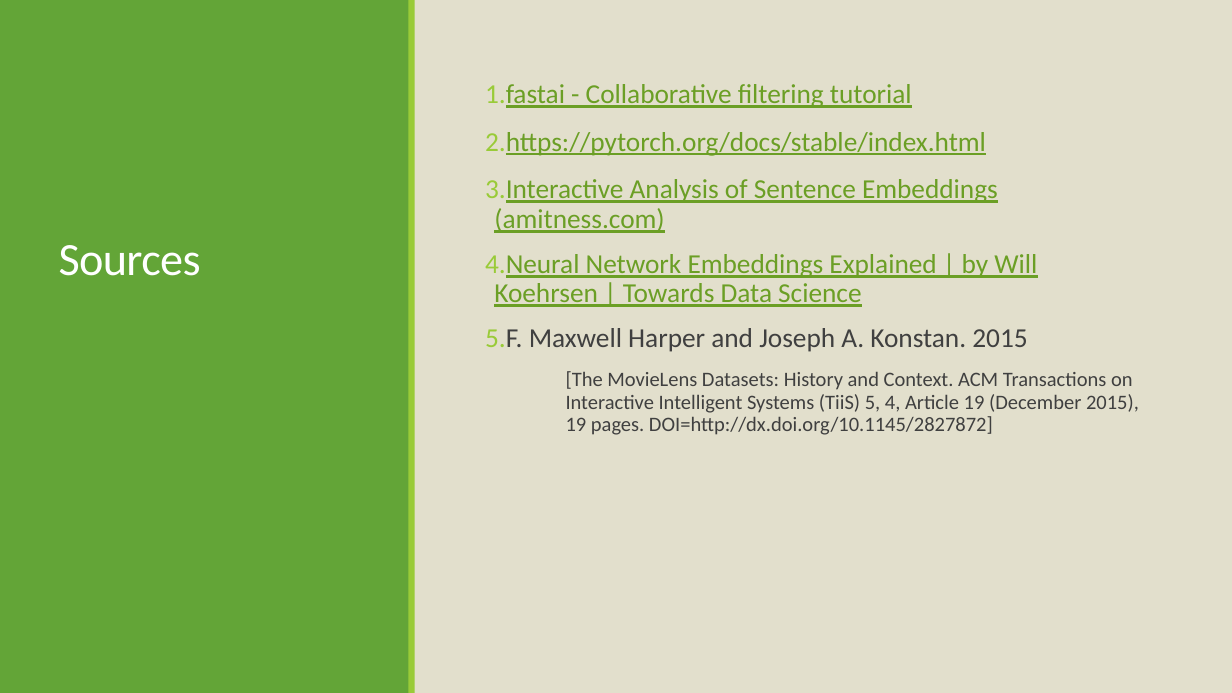
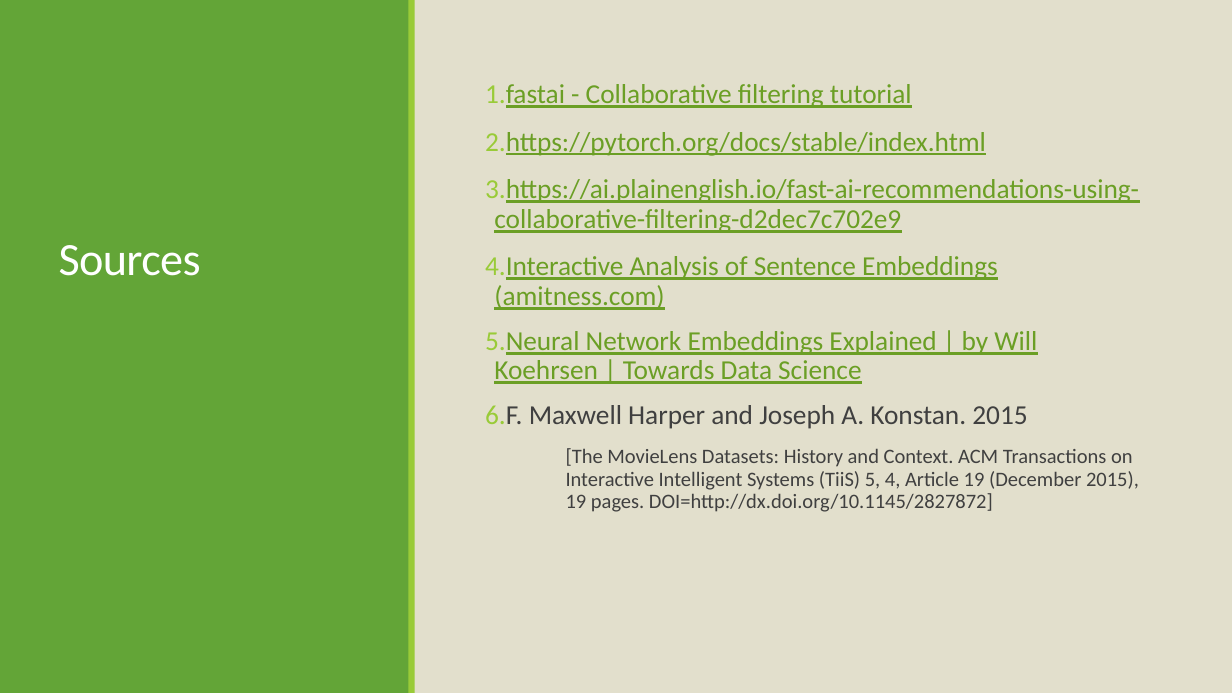
Before and after one commit to ChrisAlex2104/-Recommendation-using-Collaborative-Filtering, a slide deck: slide 23 of AI presentation.pptx (slide 22 before the commit). Drawn at 1232x693 pixels with LibreOffice and Linux fonts; fonts in the diff are those of the drawing. Boxes give left, top, right and bottom in pixels: in the first picture for what was removed or moved away, otherwise in the second. Text is boxed around its words. In the diff, an @@ line names an element or a change of style, - is before the commit and + after.

```diff
--- a/AI presentation.pptx
+++ b/AI presentation.pptx
@@ text at <box>485,179,1139,233</box>: paragraph added @@
+3. https://ai.plainenglish.io/fast-ai-recommendations-using-collaborative-filtering-d2dec7c702e9
```
Also in this commit, not shown: 2 other slides changed, 1 slide added.
